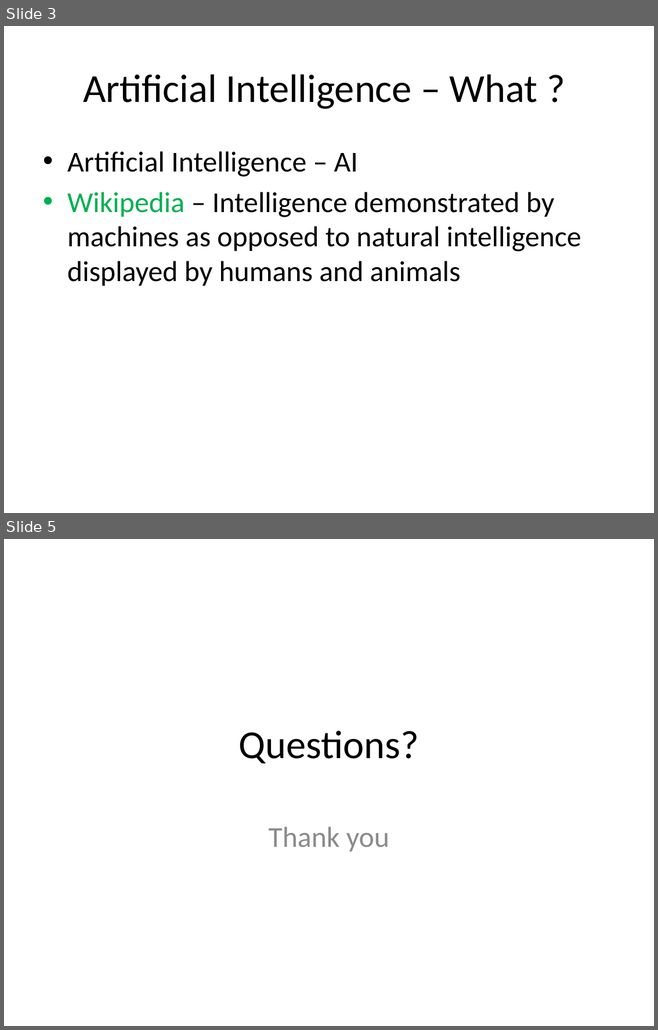
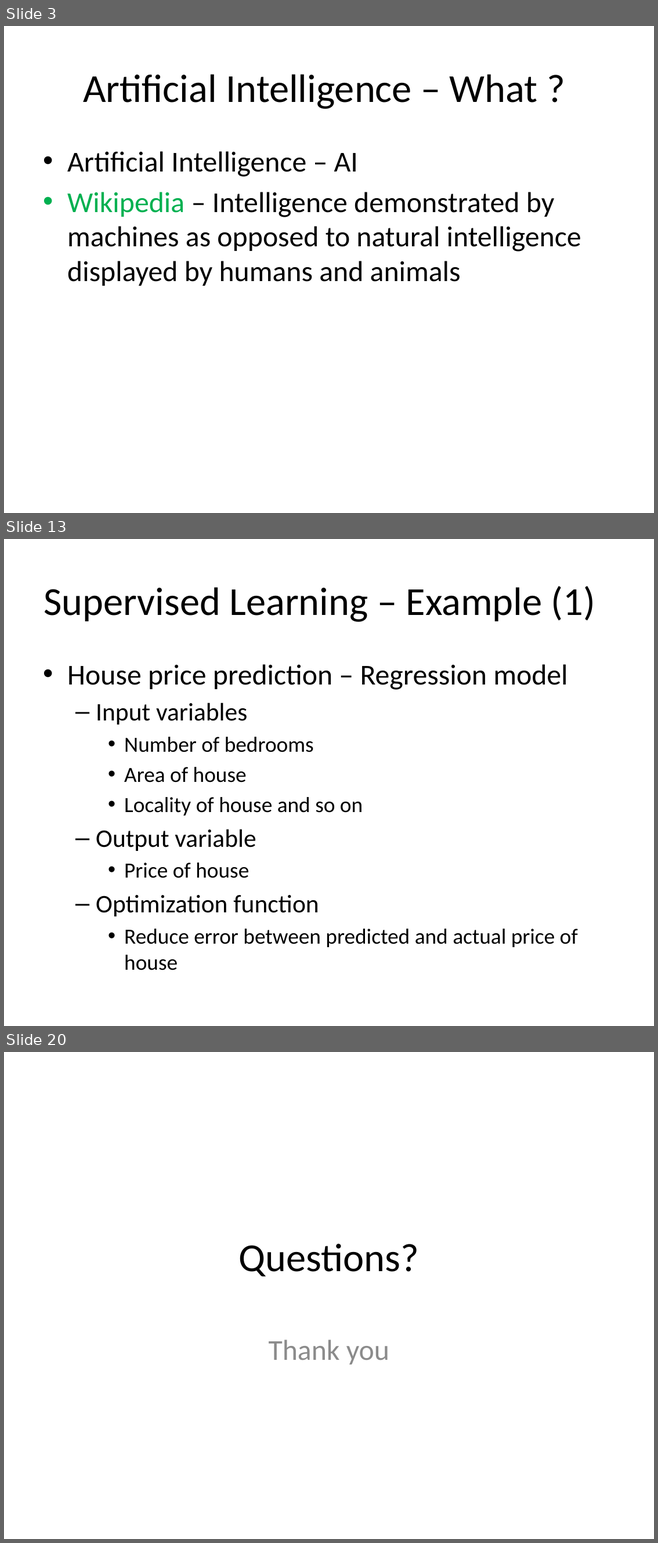
Before and after one commit to look4pritam/ArtificialIntelligence, a slide deck: presentations/AI/ArtificialIntelligence.pptx. Shown one above the other, each under a label of ours: slides 3 and 5 before the commit, slides 3, 13 and 20 after it; the slides between them are not shown. The pictures are 658x1030 and 658x1543 pixels, drawn with LibreOffice and Linux fonts; fonts in the diff are those of the drawing. Boxes give left, top, right and bottom in pixels: in the first picture for what was removed or moved away, otherwise in the second. Text is boxed around its words. In the diff, an @@ line names an element or a change of style, - is before the commit and + after.

```diff
--- a/presentations/AI/ArtificialIntelligence.pptx
+++ b/presentations/AI/ArtificialIntelligence.pptx
@@ slide 13 added at (4, 539, 654, 1026), background #FFFFFF @@
@@ title added at (43, 586, 595, 622), 44 pt, text #000000 @@
+Supervised Learning – Example (1)
@@ text added at (67, 664, 578, 971), 24 pt, text #000000 @@
+• House price prediction – Regression model
+  – Input variables
+    • Number of bedrooms
+    • Area of house
+    • Locality of house and so on
+  – Output variable
+    • Price of house
+  – Optimization function
+    • Reduce error between predicted and actual price of house
@@ what was slide 5 is now slide 20 @@
```
Also in this commit, not shown: 2 slides changed, 14 other slides added.
